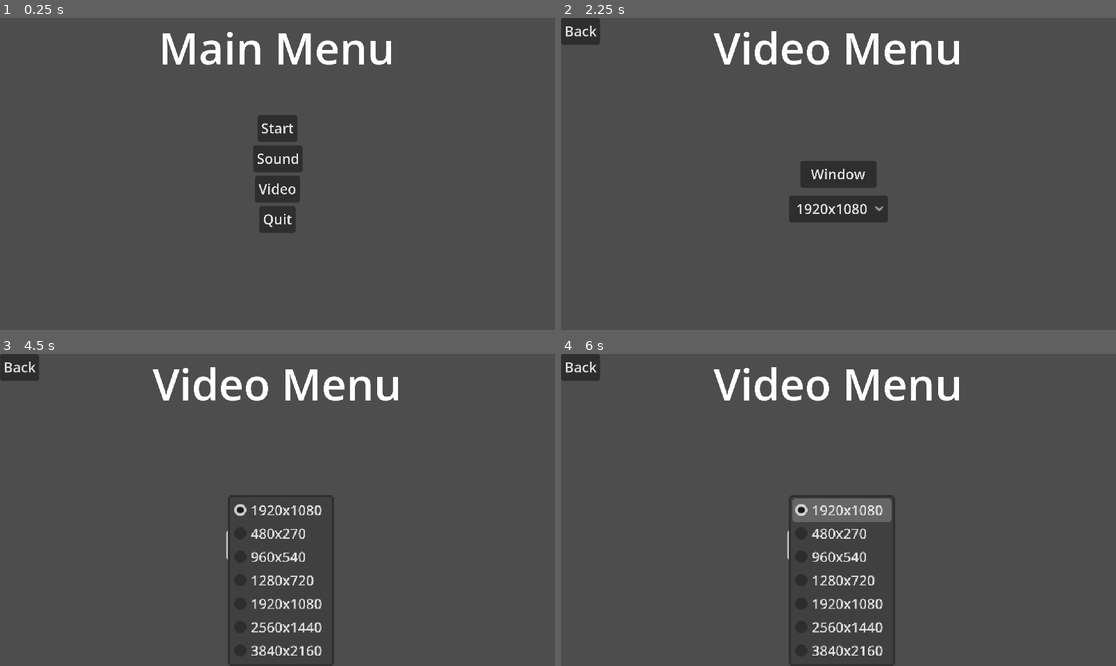
Above: before the commit, frames 1-4 (two rows, left to right).
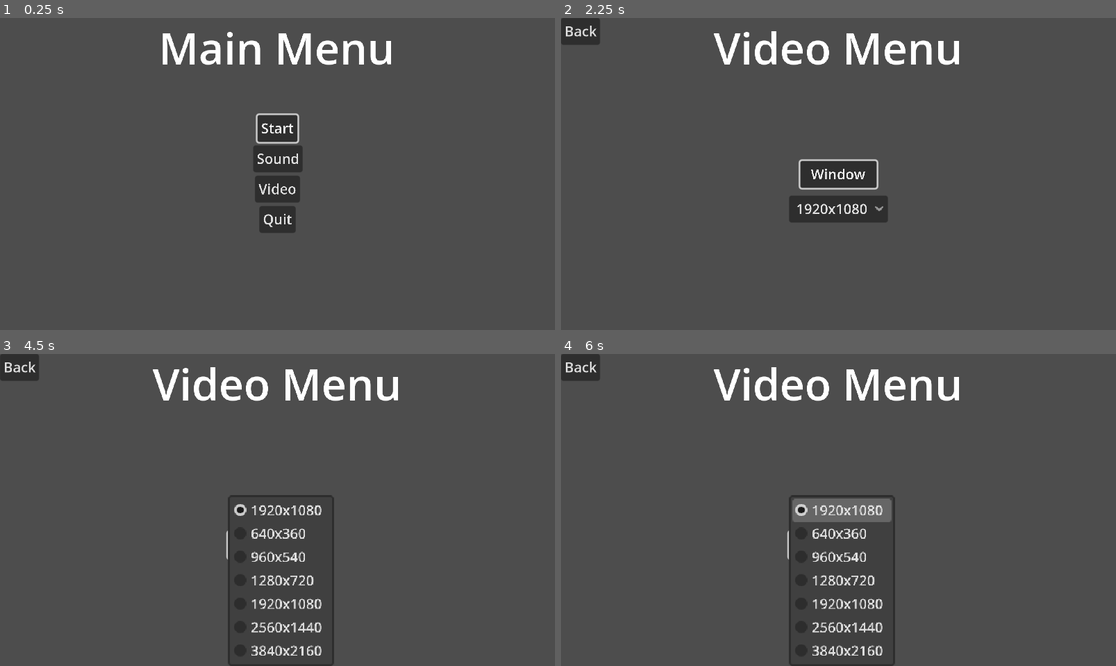
Above: after the commit, the same moments.

Repository: VidyaGameMaka/GameBase_GDScript_Godot4
Game: Godot game, scene res://Scenes/main.tscn
Two runs of this game, one before a commit and one after it. Both use one fixed random seed, a clock stepped at 60 frames per second and the inputs below. The engine's default icon, where the game draws it, is replaced by a stand-in: a white triangle on a blue panel in a dark square.
Inputs:
- Up to frame 1 (0.25 s): no input
- Up to frame 2 (2.25 s): click "Sound" at 0.5 s; click "Back" at 1.25 s; click "Video" at 2 s
- Up to frame 3 (4.5 s): click "Window" at 2.75 s; click "Full Screen" at 3.5 s; click "1920x1080" at 4.25 s
- Up to frame 4 (6 s): tap Enter at 5 s; hold Right (ui_right) 5.03-5.78 s; tap Space at 5.75 s; hold Down (ui_down) from 5.78 s (still down)

The runs differ from the first frame. In frame 1, 0.2% of the frame differs, in the area x 46-54%, y 30-41%; in frame 2, 0.3%, in the area x 42-58%, y 45-56%; in frame 3, less than 0.1%; in frame 4, less than 0.1%.

Commit message:
updates

Diff:
--- a/GameBase/AutoLoad/GameMaster.gd
+++ b/GameBase/AutoLoad/GameMaster.gd
@@ -109,14 +109,34 @@
 func ApplyVideoSettings() -> void:
 	if gameData.isFullScreen == true:
 		DisplayServer.window_set_mode(DisplayServer.WINDOW_MODE_FULLSCREEN)
-	else:
-		DisplayServer.window_set_mode(DisplayServer.WINDOW_MODE_WINDOWED)
-		DisplayServer.window_set_size(gameData.windowResolutions[gameData.resolutionIndex])
-		var screen_size = DisplayServer.screen_get_size()
-		var window_size = DisplayServer.window_get_size()
-		var centered = Vector2(screen_size.x / 2 - window_size.x / 2, screen_size.y / 2 - window_size.y / 2)
-		DisplayServer.window_set_position(centered)
-
+		return
+
+	if gameData.isMaximized == true:
+		DisplayServer.window_set_mode(DisplayServer.WINDOW_MODE_MAXIMIZED)
+		return
+
+	#Not fullscreen or maximized, use window settings
+	DisplayServer.window_set_mode(DisplayServer.WINDOW_MODE_WINDOWED)
+	DisplayServer.window_set_size(gameData.windowResolutions[gameData.resolutionIndex])
+	var screen_size = DisplayServer.screen_get_size()
+	var window_size = DisplayServer.window_get_size()
+	var centered = Vector2(screen_size.x / 2 - window_size.x / 2, screen_size.y / 2 - window_size.y / 2)
+	DisplayServer.window_set_position(centered)
+
+
+
+func ReadWindowSettings() -> void:
+	if DisplayServer.window_get_mode() == DisplayServer.WINDOW_MODE_FULLSCREEN:
+		gameData.isFullScreen = true
+		gameData.isMaximized = false
+		return
+
+	if DisplayServer.window_get_mode() == DisplayServer.WINDOW_MODE_MAXIMIZED:
+		gameData.isFullScreen = false
+		gameData.isMaximized = true
+	else:
+		gameData.isFullScreen = false
+		gameData.isMaximized = false
 
 
 ## PlayerData functions
@@ -172,6 +192,8 @@
 
 #GameData Save
 func _SaveGameData() -> void:
+	# Read Current Window Settings Before Saving GameData
+	ReadWindowSettings()
 	var fullPath = _save_file_path +_gameData_save_file_name + _save_file_suffix
 	ResourceSaver.save(gameData, fullPath)
 
@@ -194,3 +216,14 @@
 func _SaveAchievementData() -> void:
 	var fullPath = _save_file_path + _achievementData_save_file_name + _save_file_suffix
 	ResourceSaver.save(achievementData, fullPath)
+
+
+#Handle Quitting if issued by the Operating System's close button
+func _notification(what) -> void:
+	if what == NOTIFICATION_WM_CLOSE_REQUEST:
+		QuitGame()
+
+
+func QuitGame() -> void:
+	print("(GameMaster): Quit Notification Sent, Saving and Quitting")
+	FullSave()
--- a/GameBase/DataClasses/GameData.gd
+++ b/GameBase/DataClasses/GameData.gd
@@ -11,12 +11,13 @@
 
  #If true, run the game full screen
 @export var isFullScreen: bool = false
+@export var isMaximized: bool = false
 
 
 #Windowed Resolution Presets, Only Come into Effect when ScreenMode is Windowed.
 #Godot does not change the resolution of the monitor when it goes FullScreen, it uses the resolution as-is.
 @export var windowResolutions = {
-		0: Vector2i(480, 270),
+		0: Vector2i(640, 360),
 		1: Vector2i(960, 540),
 		2: Vector2i(1280, 720),
 		3: Vector2i(1920, 1080),
--- a/GameBase/SceneAssets/Scripts/main/MainMenu.gd
+++ b/GameBase/SceneAssets/Scripts/main/MainMenu.gd
@@ -2,8 +2,7 @@
 
 #Hide all other Top-Level Control nodes and show the Main Menu
 func _ready() -> void:
-	_hide_all_menus()
-	$MainMenu_Control.visible = true
+	_on_back_button_button_up()
 
 
 #Hide all Top-Level Control nodes
@@ -18,26 +17,31 @@
 	GameMaster._SaveGameData()
 	_hide_all_menus()
 	$MainMenu_Control.visible = true
+	#Grab focus of first button so keyboard/gamepad inputs work
+	$MainMenu_Control/HFlowContainer/StartGameButton.grab_focus()
 
 #Hide other nodes and Show the Start Game Menu
 func _on_start_game_button_button_up() -> void:
 	_hide_all_menus()
 	$StartGame_Control.visible = true
+	#Grab focus of first button so keyboard/gamepad inputs work
+	$StartGame_Control/Slot_Panel1/StartGameButton1.grab_focus()
 
 
 #Hide other nodes and Show the Sound Menu
 func _on_sound_button_button_up() -> void:
 	_hide_all_menus()
 	$Sound_Control.visible = true
-
+	#Grab focus of first button so keyboard/gamepad inputs work
+	$Sound_Control/master_HSlider.grab_focus()
 
 #Hide other nodes and Show the Video Menu
 func _on_video_button_button_up() -> void:
 	_hide_all_menus()
 	$VideoMenu_Control.visible = true
-
+	#Grab focus of first button so keyboard/gamepad inputs work
+	$VideoMenu_Control/windowModeButton.grab_focus()
 
 #Save Game Data then Quit and Close the Game
 func _on_quit_button_button_up() -> void:
-	GameMaster._SaveGameData()
-	get_tree().quit()
+	GameMaster.QuitGame()
--- a/GameBase/Scripts/Sound.gd
+++ b/GameBase/Scripts/Sound.gd
@@ -6,10 +6,10 @@
 var maleASP: AudioStreamPlayer
 var femaleASP: AudioStreamPlayer
 var sfxPaths = ["SFX1", "SFX2", "SFX3", "SFX4", "SFX5", "SFX6", "SFX7", "SFX8", "SFX9", "SFX10", "SFX11", "SFX12", "SFX13", "SFX14", "SFX15", ]
-var sfxASP = []
+var sfxASP: = []
 
 #Track the path to the current song playing on music
-var songPlaying: String = ""
+var songPlayingPath: String = ""
 
 #Audio Bus Indexes
 var master_index = AudioServer.get_bus_index("Master")
@@ -108,8 +108,8 @@
 #Play a sound on the Muisc bus. There is only 1 AudioStreamPlayer so only 1 song can play at a time.
 func PlayMusic(audioPath: String) -> void:
 	#Don't change song if it is the one currently playing
-	if songPlaying != audioPath:
-		songPlaying = audioPath
+	if songPlayingPath != audioPath:
+		songPlayingPath = audioPath
 		var mySound: AudioStream = load(audioPath)
 		musicASP.stream = mySound
 		musicASP.play()
--- a/Scenes/main.tscn
+++ b/Scenes/main.tscn
@@ -13,6 +13,7 @@
 mySong = 1
 
 [node name="MainMenu_Control" type="Control" parent="."]
+visible = false
 layout_mode = 3
 anchors_preset = 15
 anchor_right = 1.0
@@ -373,7 +374,7 @@
 max_value = 1.0
 step = 0.01
 script = ExtResource("2_npqft")
-myBus = 4
+myBus = 5
 
 [node name="Label" type="Label" parent="Sound_Control/female_HSlider"]
 layout_mode = 0
@@ -423,12 +424,6 @@
 grow_vertical = 2
 text = "FullScreen"
 
-[node name="BackButton" type="Button" parent="VideoMenu_Control"]
-layout_mode = 0
-offset_right = 45.0
-offset_bottom = 31.0
-text = "Back"
-
 [node name="OptionButton" type="OptionButton" parent="VideoMenu_Control"]
 layout_mode = 1
 anchors_preset = 8
@@ -442,6 +437,12 @@
 offset_bottom = 50.0
 grow_horizontal = 2
 grow_vertical = 2
+
+[node name="BackButton" type="Button" parent="VideoMenu_Control"]
+layout_mode = 0
+offset_right = 45.0
+offset_bottom = 31.0
+text = "Back"
 
 [connection signal="button_up" from="MainMenu_Control/HFlowContainer/StartGameButton" to="." method="_on_start_game_button_button_up"]
 [connection signal="button_up" from="MainMenu_Control/HFlowContainer/SoundButton" to="." method="_on_sound_button_button_up"]
Not shown: 1 places in Scenes/main.tscn that only renumber resources
